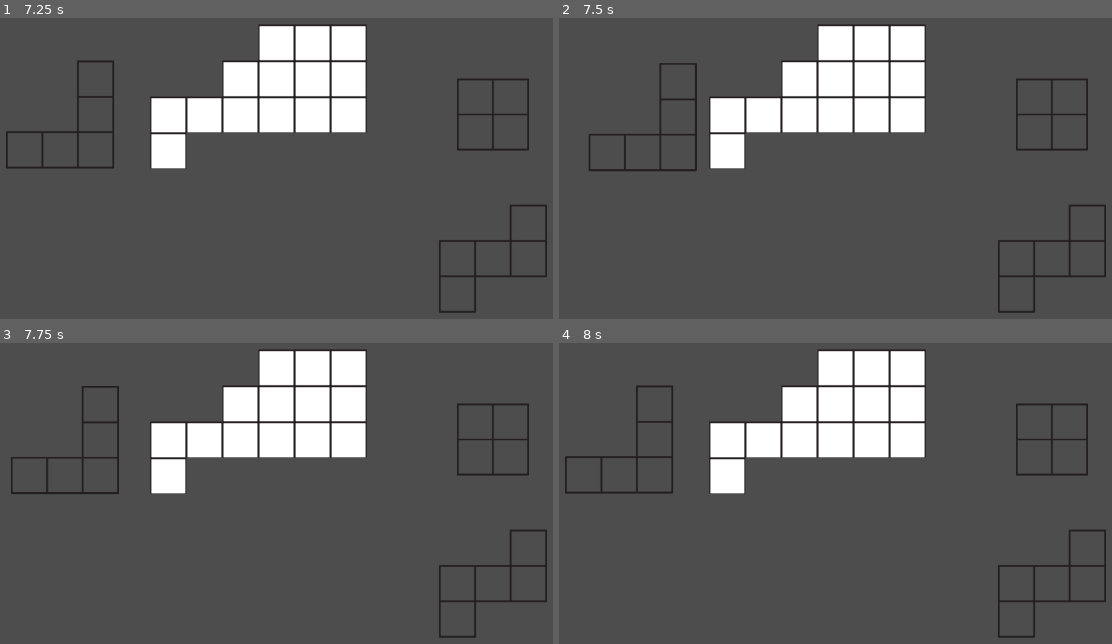
Above: before the commit, frames 1-4 (two rows, left to right).
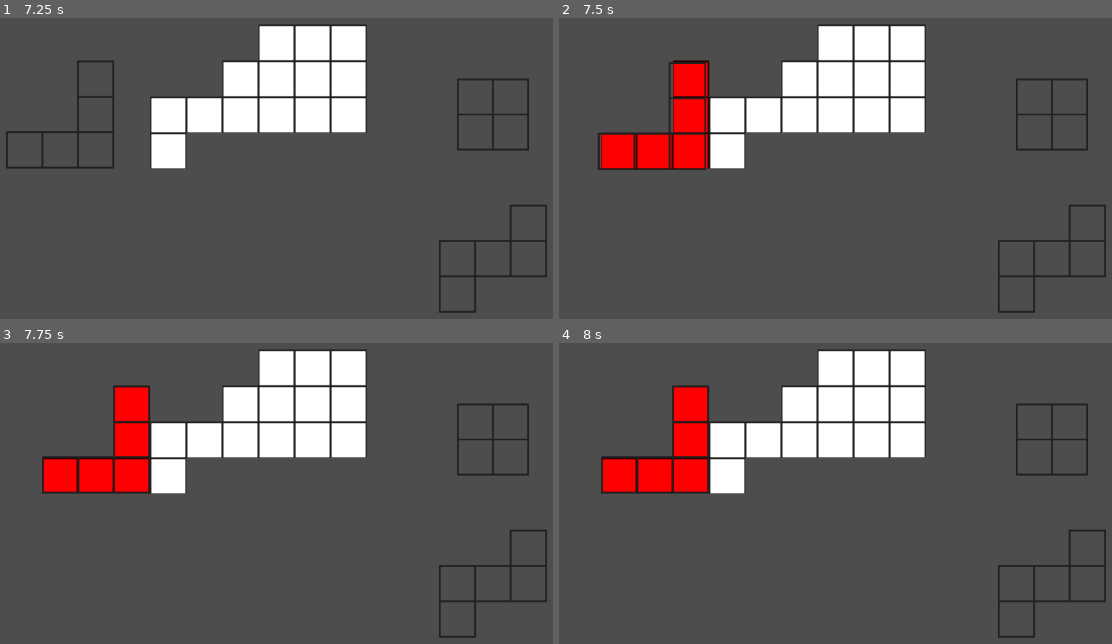
Above: after the commit, the same moments.

Repository: Saplings-Projects/Birthday-2024
Game: Godot game, scene res://MainScenes/level_editor.tscn
Two runs of this game, one before a commit and one after it. Both use one fixed random seed, a clock stepped at 60 frames per second and the inputs below. Before the commit the project starts from res://MainScenes/main_level.tscn.
Inputs (mouse positions are in pixels of both pictures, inside the frame that each line leads up to):
- Up to frame 1 (7.25 s): tap Enter at 0.5, 2, 3.5 s; move the mouse to (436, 75) at 0.52 s; press the mouse at (436, 75) at 0.53 s; tap Space at 1.25, 2.75, 4.25 s; move the mouse to (99, 120) at 1.27 s; release the mouse at (99, 120) at 1.28 s; tap A (RotateAnticlockwise) at 1.35, 3.6, 5.85 s; move the mouse to (outside the picture) at 2.02 s; tap D (RotateClockwise) at 2.1, 4.35, 6.6 s; move the mouse to (221, 186) at 2.77 s; click (221, 186) at 2.85 s; move the mouse to (497, 162) at 3.52 s; move the mouse to (16, 30) at 4.27 s; move the mouse to (298, 96) at 5.02 s; press the mouse at (298, 96) at 5.03 s; move the mouse to (outside the picture) at 5.77 s; release the mouse at (outside the picture) at 5.78 s; move the mouse to (436, 75) at 6.52 s
- Up to frame 2 (7.5 s): move the mouse to (658, 120) at 7.27 s; click (658, 120) at 7.35 s
- Up to frame 3 (7.75 s): no input
- Up to frame 4 (8 s): no input

Frame 1 is identical in both runs. In frame 2, 4.2% of the frame differs, in the area x 5-28%, y 13-51%; in frame 3, 4.2%; in frame 4, 4.1%.

Commit message:
Bug fixes after testing

Diff:
--- a/Birthday-2024-Project/Scripts/GridLogic.gd
+++ b/Birthday-2024-Project/Scripts/GridLogic.gd
@@ -97,11 +97,10 @@
 	var gridInfo : GridSpaceInfo = GetGridSpace(gridCoords)
 	if gridInfo.currentStatus == GridSpaceInfo.GridSpaceStatus.OPEN and newValue != GridSpaceInfo.GridSpaceStatus.OPEN:
 		freeSpaces -= 1
-		gridInfo.occupyingPiece = occupyingPiece
 	elif gridInfo.currentStatus != GridSpaceInfo.GridSpaceStatus.OPEN and newValue == GridSpaceInfo.GridSpaceStatus.OPEN:
 		freeSpaces += 1
-		gridInfo.occupyingPiece = null
 	gridInfo.currentStatus = newValue
+	gridInfo.occupyingPiece = occupyingPiece
 	_gridSpaces[gridCoords.x + MAX_WIDTH][gridCoords.y + MAX_HEIGHT] = gridInfo
 	#setup the tile visual on the tilemap
 	var SOURCE_ID = 0
@@ -160,7 +159,7 @@
 
 func RemovePieceByCoordinates(gridCoord : Vector2i) -> PieceLogic:
 	var gridInfo : GridSpaceInfo = GetGridSpace(gridCoord)
-	if gridInfo.occupyingPiece == null:
+	if gridInfo.currentStatus != GridSpaceInfo.GridSpaceStatus.OCCUPIED:
 		return null
 	var piece = gridInfo.occupyingPiece
 	SetGridSpacesByPieceShape(PositionToGridCoordinate(piece.GetOriginCellPosition()), GridSpaceInfo.GridSpaceStatus.OPEN, piece)
--- a/Birthday-2024-Project/Scripts/LevelEditor/EditorGameManager.gd
+++ b/Birthday-2024-Project/Scripts/LevelEditor/EditorGameManager.gd
@@ -3,8 +3,8 @@
 
 var overPieceLibrary : bool
 
-func _initialize():
-	grid.LoadLevel(debug_setupData)
+func _ready():
+	grid.LoadLevel(debug_setupData) #TEMPORARY just to load pieces
 	overPieceLibrary = false
 
 #can pick up blocker pieces
--- a/Birthday-2024-Project/Scripts/LevelEditor/EditorGridLogic.gd
+++ b/Birthday-2024-Project/Scripts/LevelEditor/EditorGridLogic.gd
@@ -5,6 +5,10 @@
 	var tempLevelSetup : LevelSetup = LevelSetup.new()
 	tempLevelSetup.jsonData = jsonImportData
 	LoadLevel(tempLevelSetup)
+
+func LoadLevel(levelSetupData : LevelSetup):
+	super.LoadLevel(levelSetupData)
+	global_position = Vector2(0,0)
 
 func ExportLevel() -> String:
 	var pieceData : Array[PieceSetup]
@@ -45,7 +49,7 @@
 #delete those map spaces instead
 func RemovePieceByCoordinates(gridCoord : Vector2i) -> PieceLogic:
 	var gridInfo : GridSpaceInfo = GetGridSpace(gridCoord)
-	if gridInfo.occupyingPiece == null:
+	if gridInfo.currentStatus != GridSpaceInfo.GridSpaceStatus.OCCUPIED:
 		return null
 	var piece = gridInfo.occupyingPiece
 	SetGridSpacesByPieceShape(PositionToGridCoordinate(piece.GetOriginCellPosition()), GridSpaceInfo.GridSpaceStatus.CLOSED, piece)
--- a/Birthday-2024-Project/project.godot
+++ b/Birthday-2024-Project/project.godot
@@ -11,7 +11,7 @@
 [application]
 
 config/name="Birthday-2024"
-run/main_scene="res://MainScenes/main_level.tscn"
+run/main_scene="res://MainScenes/level_editor.tscn"
 config/features=PackedStringArray("4.2", "GL Compatibility")
 config/icon="res://icon.svg"
 
